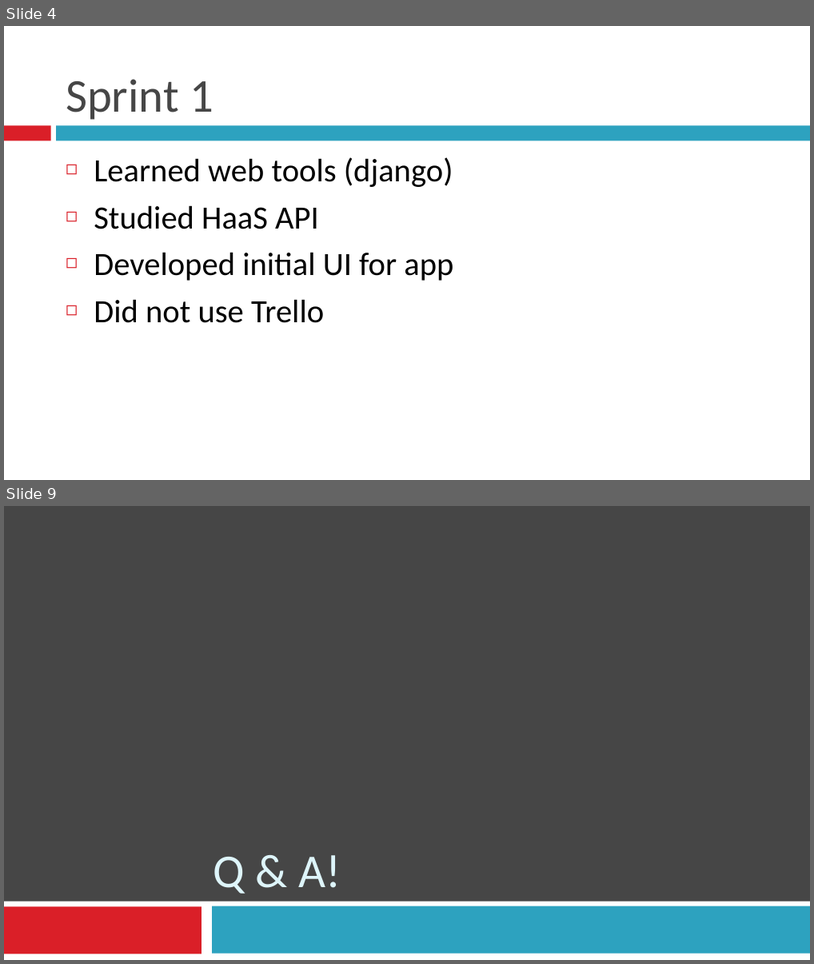
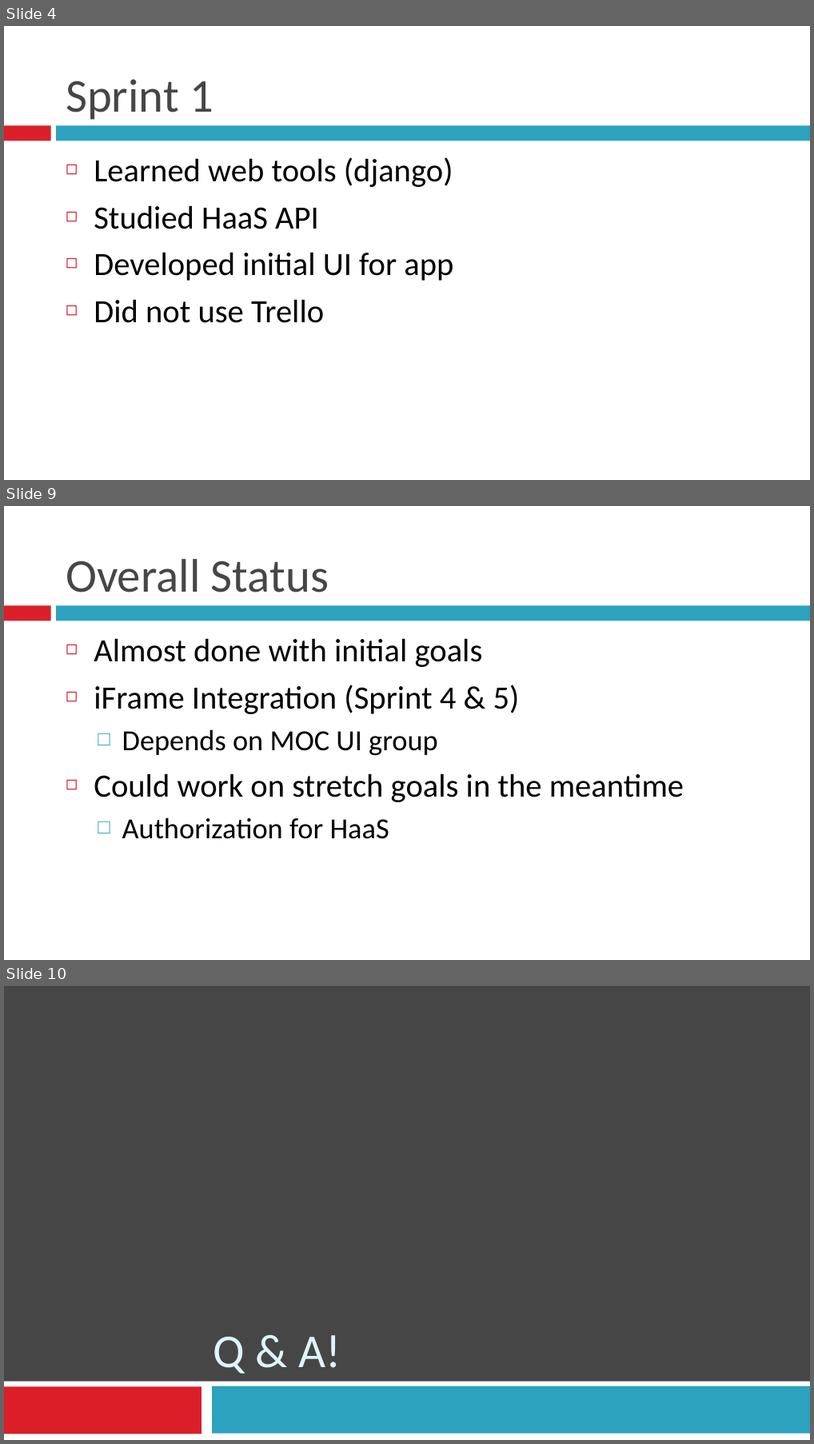
Before and after one commit to BU-EC500-SP15/moc-gui-plugins, a slide deck: MOCUIPlugin-Demo2.pptx. Shown one above the other, each under a label of ours: slides 4 and 9 before the commit, slides 4, 9 and 10 after it; the slides between them are not shown. The pictures are 814x964 and 814x1444 pixels, drawn with LibreOffice and Linux fonts; fonts in the diff are those of the drawing. Boxes give left, top, right and bottom in pixels: in the first picture for what was removed or moved away, otherwise in the second. Text is boxed around its words. In the diff, an @@ line names an element or a change of style, - is before the commit and + after.

```diff
--- a/MOCUIPlugin-Demo2.pptx
+++ b/MOCUIPlugin-Demo2.pptx
@@ slide 9 added at (x1=4, y1=506, x2=810, y2=960), background #FFFFFF; not listed: 2 template elements that a slide beside it also shows @@
@@ title added at (x1=66, y1=559, x2=329, y2=592), 42 pt, text #464646 @@
+Overall Status
@@ text added at (x1=94, y1=638, x2=684, y2=839), 29 pt, text #000000 @@
+◻ Almost done with initial goals
+◻ iFrame Integration (Sprint 4 & 5)
+  □ Depends on MOC UI group
+◻ Could work on stretch goals in the meantime
+  □ Authorization for HaaS
@@ what was slide 9 is now slide 10 @@
```
Also in this commit, not shown: 3 slides changed, 2 other slides added, 2 slides removed.
